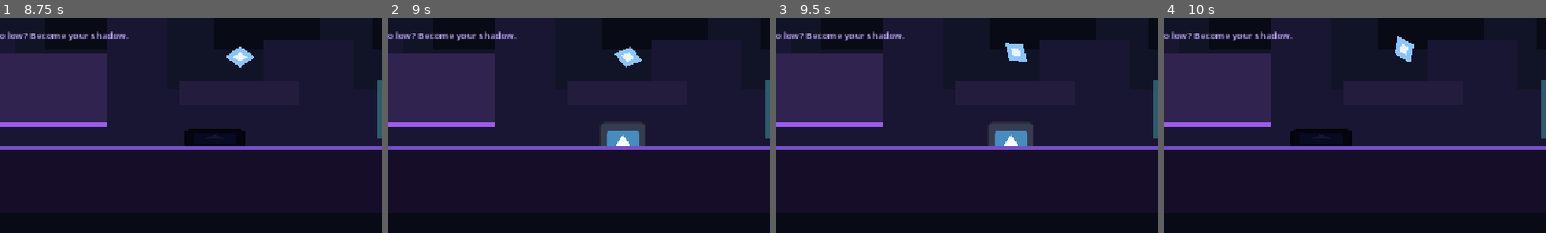
Above: before the commit, frames 1-4 (left to right).
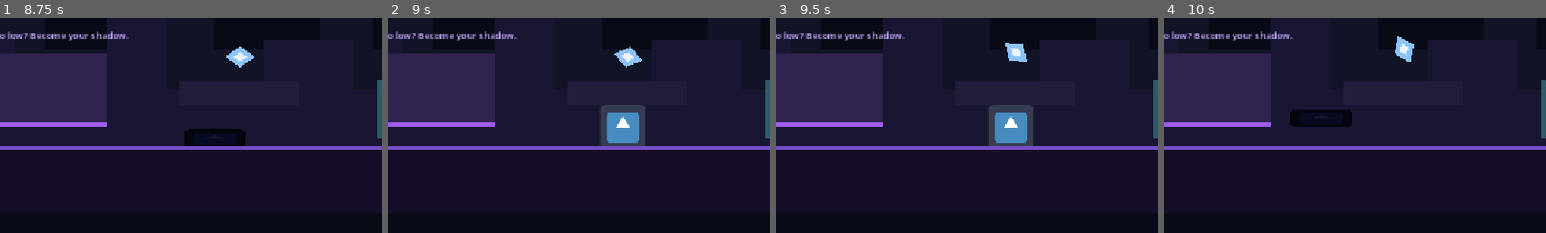
Above: after the commit, the same moments.

Repository: Yass29/shadow-run
Game: Godot game, scene res://level1.tscn
The game is run twice, just before and just after one commit, with the same random seed, the same clock (stepped at 60 frames per second) and the same inputs. The engine's default icon, where the game draws it, is replaced by a stand-in: a white triangle on a blue panel in a dark square.
Inputs:
- Up to frame 1 (8.75 s): tap Enter (ui_accept) at 0.5, 0.77, 1.52, 3.02, 3.77, 4.52, 6.02, 6.77, 7.52 s; hold Shift 0.53-1.28 s; hold Right (ui_right) 0.53-2.03 s; tap Shift every 1.5 s from 1.35 to 7.35 s; hold Left (ui_left) 2.03-2.78 s; hold Shift 2.03-2.78 s; hold Right (ui_right) 2.78-4.28 s; hold Shift 3.53-4.28 s; hold Left (ui_left) 4.28-5.03 s; hold Right (ui_right) 5.03-5.78 s; hold Shift 5.03-5.78 s; hold Left (ui_left) 5.78-7.28 s; hold Shift 6.53-7.28 s; hold Right (ui_right) from 7.28 s (still down); hold Shift from 8.03 s (still down)
- Up to frame 2 (9 s): keep holding Right (ui_right); release Shift at 8.78 s; tap Shift at 8.85 s
- Up to frame 3 (9.5 s): keep holding Right (ui_right); tap Enter (ui_accept) at 9.02 s
- Up to frame 4 (10 s): tap Enter (ui_accept) at 9.5, 9.77 s; release Right (ui_right) at 9.53 s; hold Left (ui_left) from 9.53 s (still down); hold Shift from 9.53 s (still down)
The pictures show only the part of the screen within x 39-89%, y 49-99%; the shares and areas given below are measured in that part.

Frame 1 is identical in both runs. In frame 2, 1.5% of the frame differs, in the area x 55-68%, y 40-60%; in frame 3, 1.5%; in frame 4, 1.4%.

Commit message:
Fix platform collision size

Diff:
--- a/level1.tscn
+++ b/level1.tscn
@@ -12,6 +12,9 @@
 
 [sub_resource type="RectangleShape2D" id="RectangleShape2D_obstacle"]
 size = Vector2(180, 110)
+
+[sub_resource type="RectangleShape2D" id="RectangleShape2D_platform"]
+size = Vector2(180, 36)
 
 [sub_resource type="CircleShape2D" id="CircleShape2D_fragment"]
 radius = 16.0
@@ -108,7 +111,7 @@
 position = Vector2(810, 430)
 
 [node name="CollisionShape2D" type="CollisionShape2D" parent="Platform"]
-shape = SubResource("RectangleShape2D_obstacle")
+shape = SubResource("RectangleShape2D_platform")
 
 [node name="Visual" type="Polygon2D" parent="Platform"]
 polygon = PackedVector2Array(-90, -18, 90, -18, 90, 18, -90, 18)
Not shown: 1 places in level1.tscn that only renumber resources
